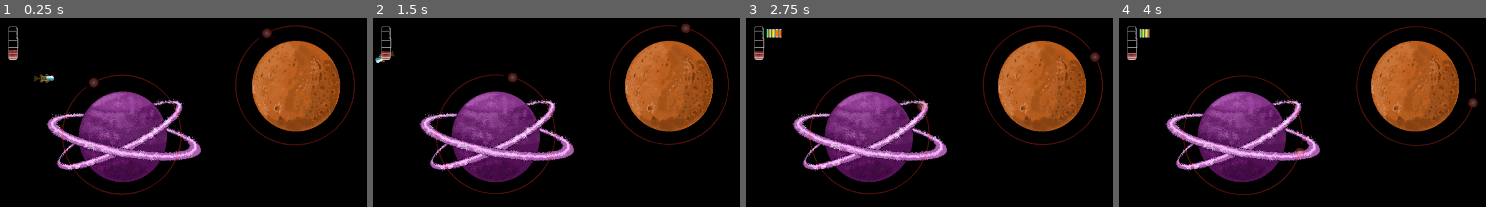
Above: before the commit, frames 1-4 (left to right).
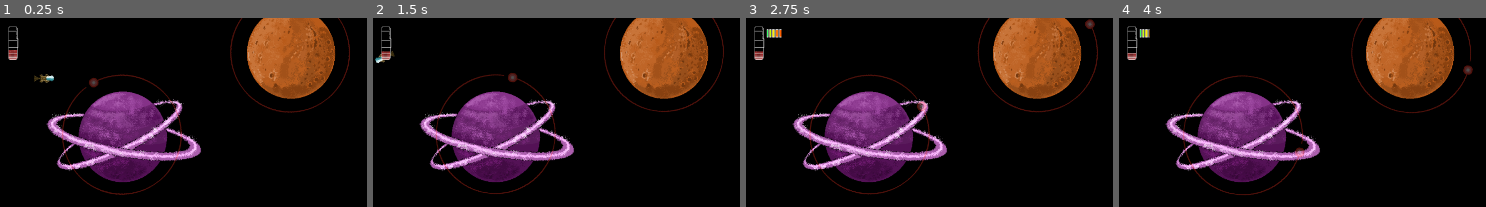
Above: after the commit, the same moments.

Repository: ricargoes/super-platypus-drifter
Game: Godot game, scene res://levels/TestLevel.tscn
Same seed, same stepped clock (60 frames per second), same inputs: the game is played once before the commit and once after it. This scene is started directly instead of the project's main scene.
Inputs (mouse positions are in pixels of both pictures, inside the frame that each line leads up to):
- Up to frame 1 (0.25 s): no input
- Up to frame 2 (1.5 s): tap Enter (ui_accept) at 0.5, 0.77 s; move the mouse to (outside the picture) at 0.52 s; hold Right (ship_turn_right) 0.53-1.28 s; hold Space (ship_boost) 0.53-1.28 s; move the mouse to (outside the picture) at 1.27 s; hold Left (ship_turn_left) from 1.28 s (still down); tap Space (ship_boost) at 1.35 s
- Up to frame 3 (2.75 s): tap Enter (ui_accept) at 1.52, 2 s; move the mouse to (outside the picture) at 2.02 s; release Left (ship_turn_left) at 2.03 s; hold Right (ship_turn_right) from 2.03 s (still down); hold Space (ship_boost) from 2.03 s (still down)
- Up to frame 4 (4 s): move the mouse to (outside the picture) at 2.77 s; release Space (ship_boost) at 2.78 s; tap Space (ship_boost) at 2.85 s; tap Enter (ui_accept) at 3.02, 3.77 s; move the mouse to (outside the picture) at 3.52 s; release Right (ship_turn_right) at 3.53 s; hold Left (ship_turn_left) from 3.53 s (still down); hold Space (ship_boost) from 3.53 s (still down)

The runs differ from the first frame. In frame 1, 10% of the frame differs, in the area x 62-97%, y 0-68%; in frame 2, 10%; in frame 3, 10%; in frame 4, 10%, in the area x 63-98%, y 0-68%.

Commit message:
Don't wrap objects locked by planets

Diff:
--- a/actors/Wrapper.gd
+++ b/actors/Wrapper.gd
@@ -1,6 +1,7 @@
 extends Node
 
 
+export(bool) var enabled = true
 onready var root = $".."
 
 
@@ -9,7 +10,8 @@
 
 
 func _process(_delta):
-	if root.position.y < 0:
-		root.position.y = root.position.y + SPD.LEVEL_HEIGHT
-	if root.position.y > SPD.LEVEL_HEIGHT:
-		root.position.y = root.position.y - SPD.LEVEL_HEIGHT
+	if enabled:
+		if root.position.y < 0:
+			root.position.y = root.position.y + SPD.LEVEL_HEIGHT
+		if root.position.y > SPD.LEVEL_HEIGHT:
+			root.position.y = root.position.y - SPD.LEVEL_HEIGHT
--- a/levels/TestLevel.tscn
+++ b/levels/TestLevel.tscn
@@ -12,4 +12,4 @@
 position = Vector2( 295.155, 282.541 )
 
 [node name="StaticBody2D2" parent="." instance=ExtResource( 1 )]
-position = Vector2( 711.398, 163.975 )
+position = Vector2( 699.398, 84.975 )
--- a/planets/Planet.gd
+++ b/planets/Planet.gd
@@ -32,8 +32,12 @@
 			ship.speed = Vector2(cos(angle+sign(orbit_speed)*PI/2), sin(angle+sign(orbit_speed)*PI/2))*orbital_speed
 		if ship.speed.length() < abs(orbital_speed):
 			ship.is_lock = true
+			if ship.has_node('Wrapper'):
+				ship.get_node('Wrapper').enabled = false
 		else:
 			ship.speed -= BREAK_AMOUNT * delta * ship.speed.normalized()
 
 func _on_Orbit_body_exited(body):
 	body.is_lock = false
+	if body.has_node('Wrapper'):
+		body.get_node('Wrapper').enabled = true
